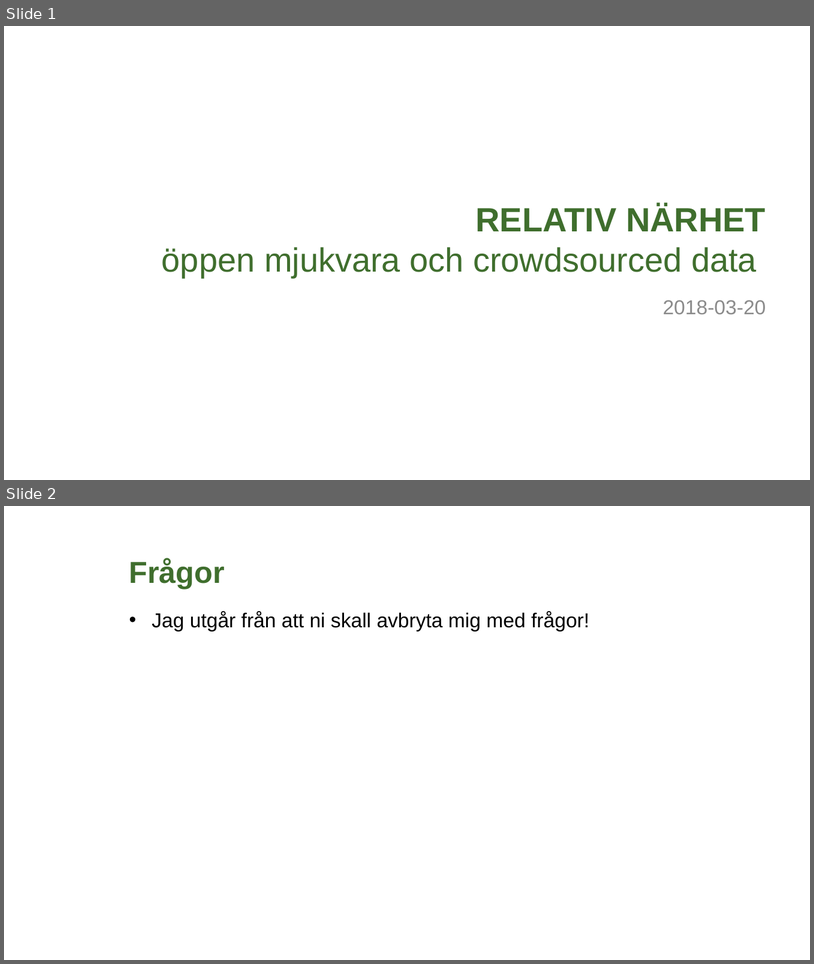
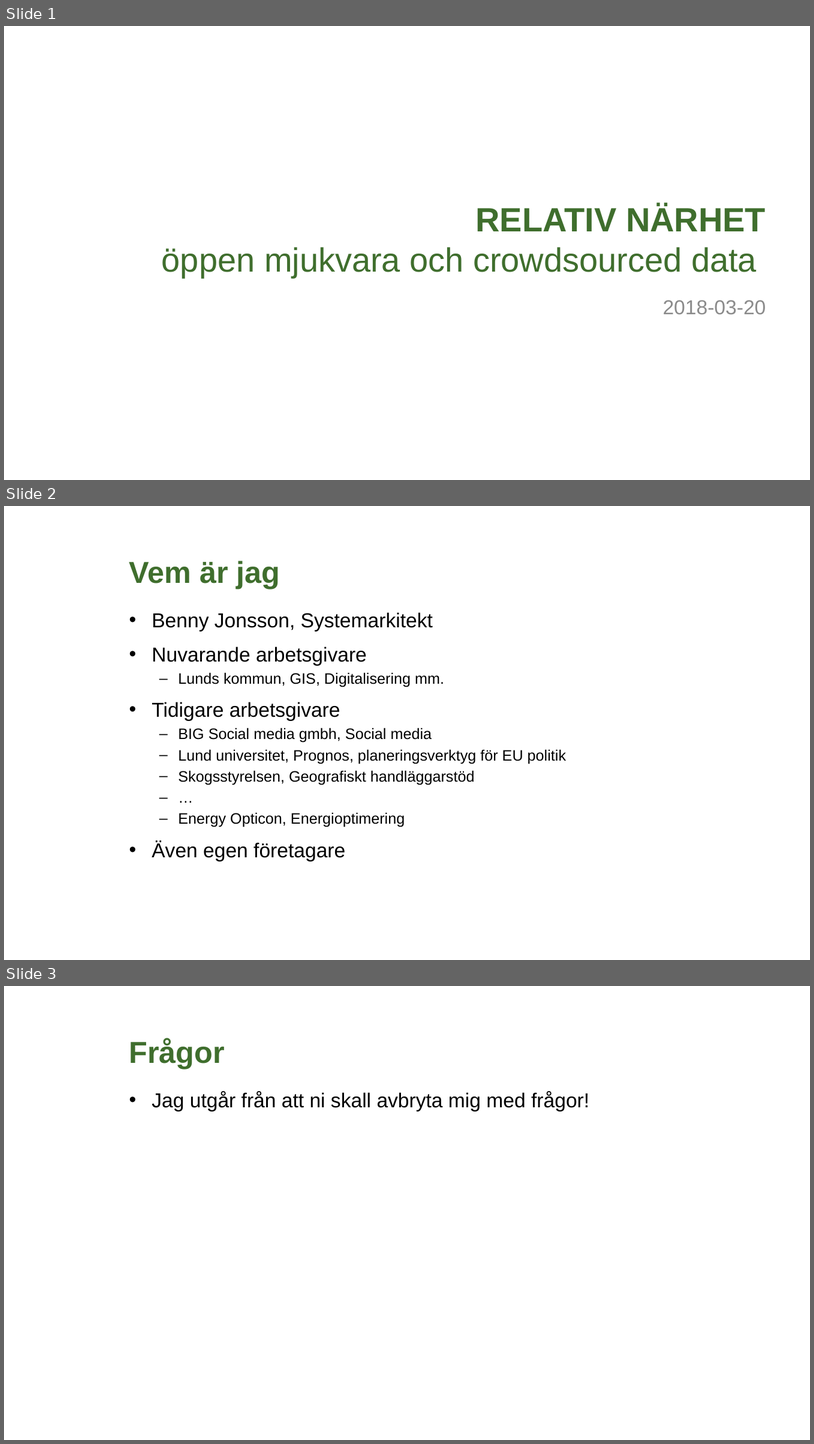
Before and after one commit to lundopendata/relativnarhet, a slide deck: RelativNarhetKartdagarna2018.pptx. Shown one above the other, each under a label of ours: slides 1 and 2 before the commit, slides 1, 2 and 3 after it. The pictures are 814x964 and 814x1444 pixels, drawn with LibreOffice and Linux fonts; fonts in the diff are those of the drawing; background and template pictures are left out. Boxes give left, top, right and bottom in pixels: in the first picture for what was removed or moved away, otherwise in the second. Text is boxed around its words. In the diff, an @@ line names an element or a change of style, - is before the commit and + after.

```diff
--- a/RelativNarhetKartdagarna2018.pptx
+++ b/RelativNarhetKartdagarna2018.pptx
@@ slide 2 added at [4,506,810,960], background #FFFFFF @@
@@ title added at [129,561,281,589], 36 pt, text #3F6E2D, bold @@
+Vem är jag
@@ text added at [152,612,566,861], 18 pt, text #000000 @@
+• Benny Jonsson, Systemarkitekt
+• Nuvarande arbetsgivare
+  – Lunds kommun, GIS, Digitalisering mm.
+• Tidigare arbetsgivare
+  – BIG Social media gmbh, Social media
+  – Lund universitet, Prognos, planeringsverktyg för EU politik
+  – Skogsstyrelsen, Geografiskt handläggarstöd
+  – …
+  – Energy Opticon, Energioptimering
+• Även egen företagare
@@ what was slide 2 is now slide 3 @@
```
Also in this commit, not shown: 2 slides changed, 2 other slides added.
